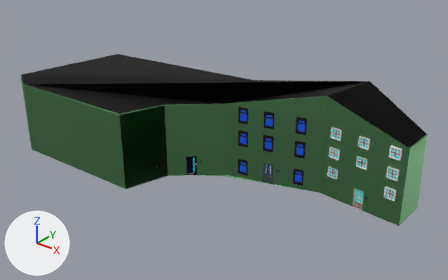
A saved change to the FBX model Assets/Models/Saint Mary's Island/WestralCloseHouse2.fbx.
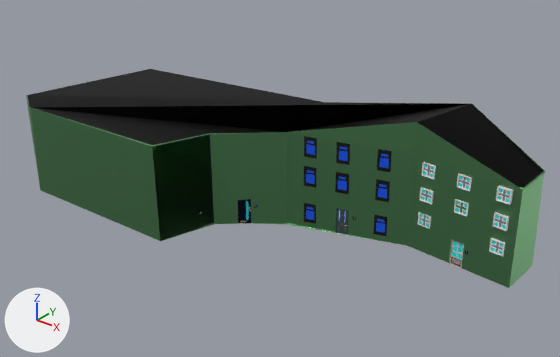
The first picture shows the older version from a 50 mm lens placed at (70.7, -85.2, 52.5), pointed at (2.3, 0.3, -0.5). The close-ups show both versions on the part from 0% to 98% of the width and 0% to 100% of the height of that picture; other places that the commit changed are outside them. The axes (+X, +Y, +Z) are drawn at lower left. The lights are the same throughout. Where no turn or scale is listed for an object, it has been applied to the vertices. Vertices at the same position are counted once.

In view in the first close-up: 'Cube.009', 'Vert.007'.
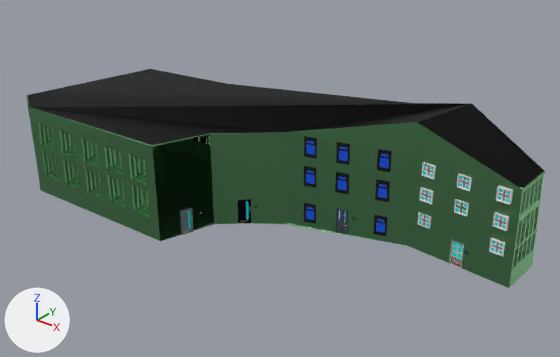
Pixel boxes [x1, y1, x2, y2] of what changed, in the close-ups (560 x 357 px):
'Cube.036', added: after [179, 206, 194, 235]
    faces in mat_material_042 (cyan #809699): [179, 206, 194, 235]
part 1 of me_vert_007, added: after [26, 69, 545, 288]
part 2 of me_vert_007, recoloured: [31, 104, 454, 137] in both

What changed in the scene script:
```text
Add mat_material_011:
    mat_material_011 = principled_material('Material.011')
    mat_material_011.base_color = (0.00421, 0.00421, 0.00421)  # black #0e0e0e
    mat_material_011.metallic = 1.0
Add mat_material_058:
    mat_material_058 = principled_material('Material.058')
    mat_material_058.base_color = (0.617, 0.515, 0.292)  # beige #cebe93
Add mat_material_057:
    mat_material_057 = principled_material('Material.057')
    mat_material_057.base_color = (0.597, 0.503, 0.328)  # beige #cbbc9b
    mat_material_057.metallic = 1.0
Add mat_material_042:
    mat_material_042 = principled_material('Material.042')
    mat_material_042.base_color = (0.214, 0.303, 0.319)  # cyan #7f9699
    mat_material_042.metallic = 1.0
Add mat_material_062:
    mat_material_062 = principled_material('Material.062')
    mat_material_062.base_color = (0.0, 0.685, 0.801)  # cyan #00d8e7
Add mat_material_041:
    mat_material_041 = principled_material('Material.041')
    mat_material_041.base_color = (0.584, 0.503, 0.275)  # beige #c9bc8f
Change me_vert_007:
    used by ob_vert_007; location = (0.0, 0.0, 0.0)
    remove me_vert_007.from_pydata(...)  # 575 vertices, 503 faces; spans x -40.0..38.1, y -17.9..16.3, z -8.3..12.1
    add me_vert_007.from_pydata(...)  # 4631 vertices, 4447 faces; spans x -40.0..38.1, y -17.9..16.3, z -8.3..12.1
    me_vert_007 part 1: 4056 vertices added at x -40.0..38.0, y -17.8..16.3, z -8.2..12.1
    me_vert_007 part 2: 2 faces spanning x -36.0..24.1, y -17.6..16.3, z 7.3..12.1 switch from mat_material_002 (black #000000) to mat_material_011 (black #0d0d0d)
Add me_cube_010:
    me_cube_010.from_pydata(...)  # 412 vertices, 399 faces; spans x -0.79..0.52, y -1.41..0.65, z -3.65..0.48
    # faces by material slot: [6, 44, 27, 14, 308]
    me_cube_010.materials.append(mat_material_062)  # cyan #00d8e7
    me_cube_010.materials.append(mat_material_041)  # beige #c9bc8f
    me_cube_010.materials.append(mat_material_042)  # cyan #7f9699
    me_cube_010.materials.append(mat_material_057)  # beige #cbbc9b
    me_cube_010.materials.append(mat_material_058)  # beige #cebe93
Add ob_cube_036:
    ob_cube_036 = bpy.data.objects.new('Cube.036', me_cube_010)
    ob_cube_036.location = (-6.6, -12.0, -4.0)
```
